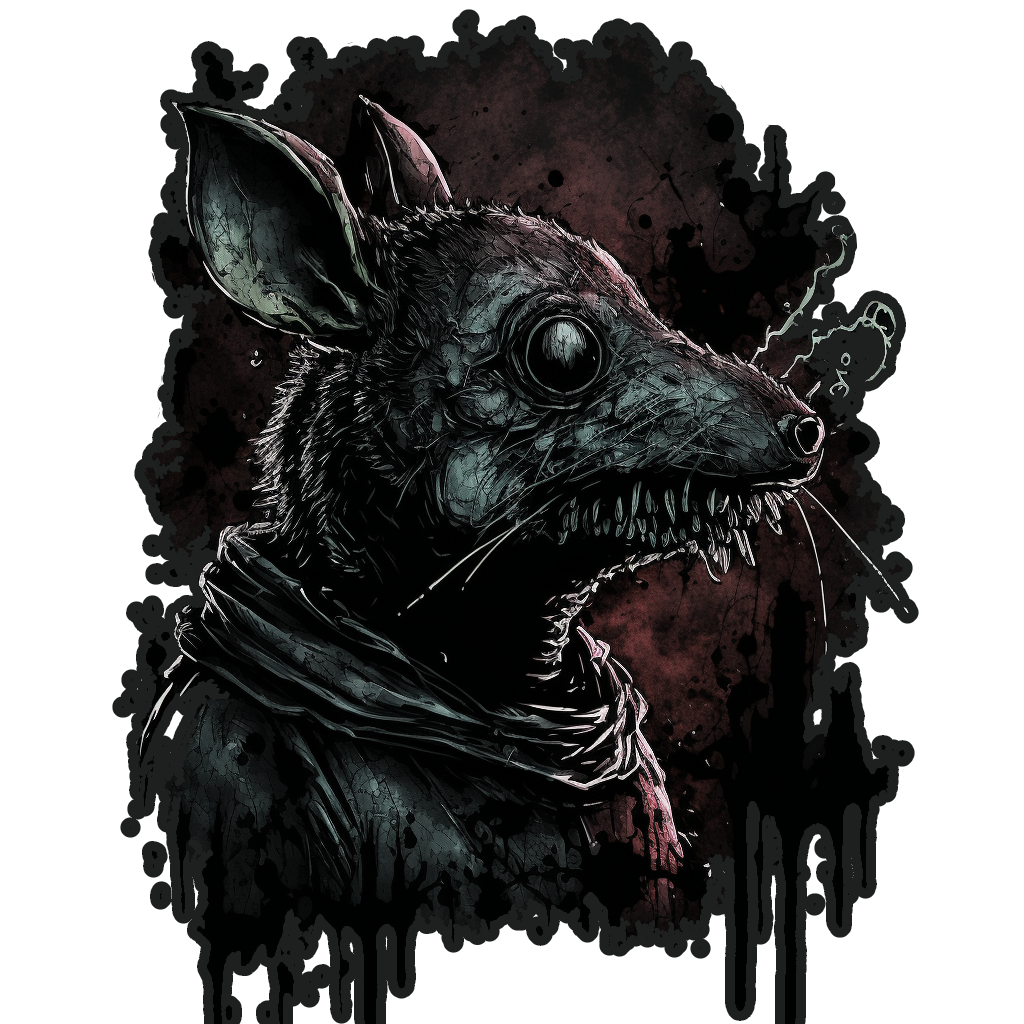
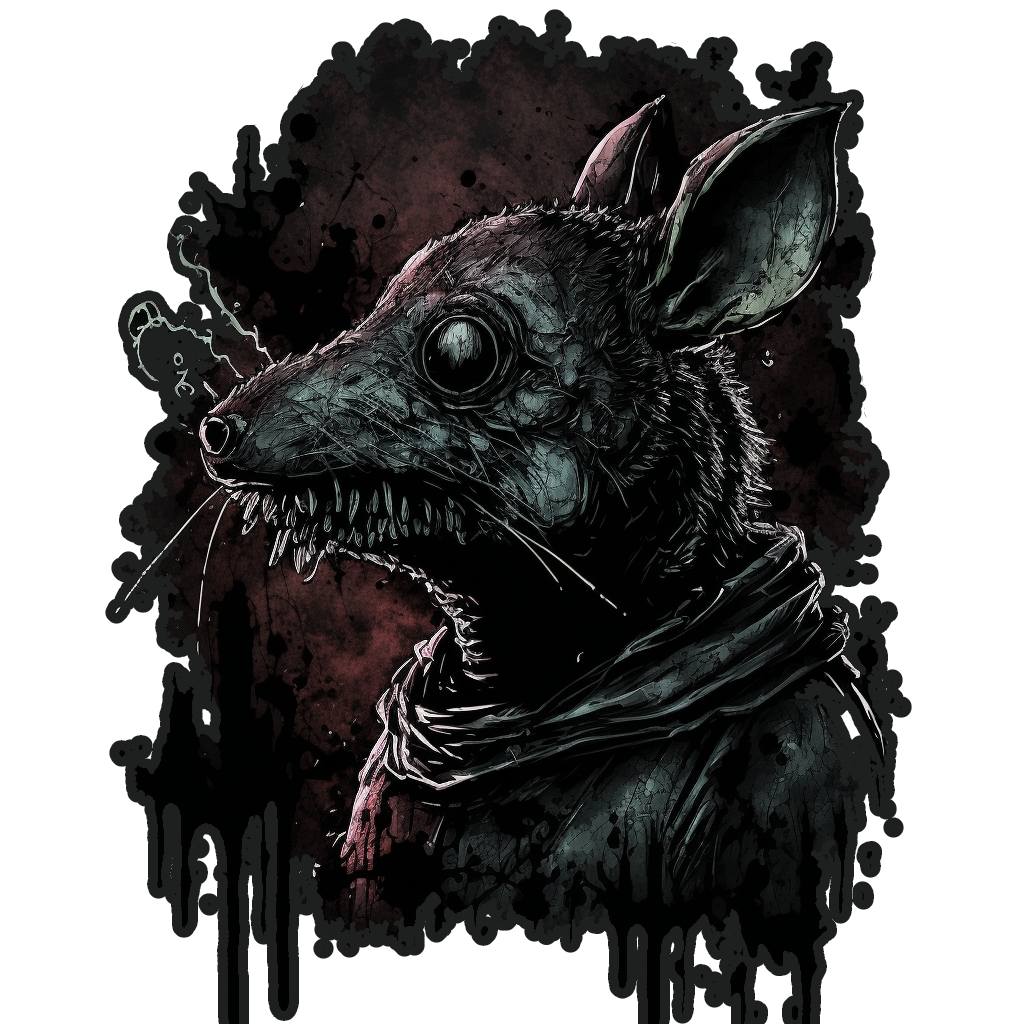
Two versions of the same layered image (1024x1024). Layer-by-layer changes:
painted on "Background" over [105, 9, 919, 1024]
